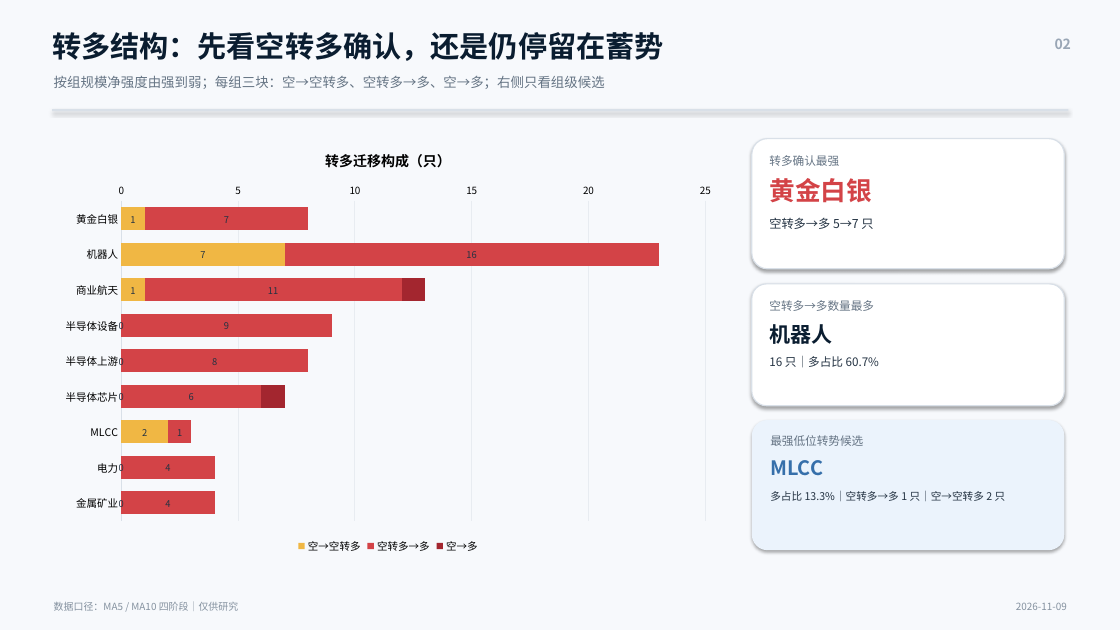
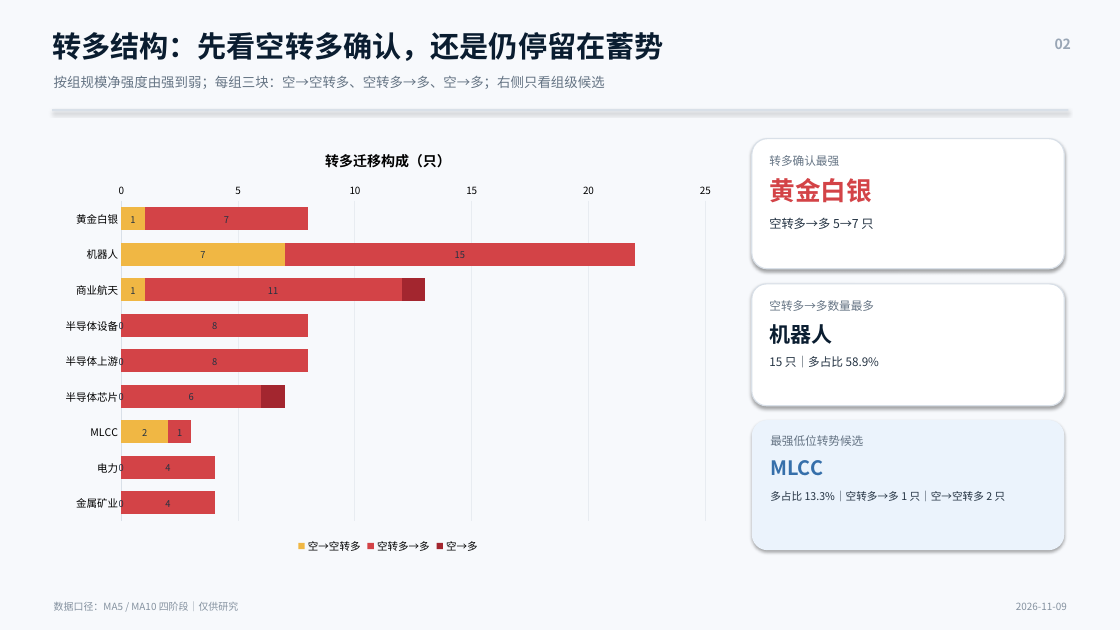
Before and after one commit to nancybhc/a-share-blast-lab, a slide deck: slide 2 of assets/多空阶段简报_2026-11-09.pptx. Drawn at 1120x630 pixels with LibreOffice and Linux fonts; fonts in the diff are those of the drawing. Boxes give left, top, right and bottom in pixels: in the first picture for what was removed or moved away, otherwise in the second. Text is boxed around its words. In the diff, an @@ line names an element or a change of style, - is before the commit and + after.

```diff
--- a/assets/多空阶段简报_2026-11-09.pptx
+++ b/assets/多空阶段简报_2026-11-09.pptx
@@ bar stacked chart at bbox=[52, 133, 724, 557] @@
@@ 空转多→多, 机器人: 16 to 15 @@
@@ 空转多→多, 半导体设备: 9 to 8 @@
@@ text at bbox=[769, 356, 879, 368]: text changed @@
-16 只｜多占比 60.7%
+15 只｜多占比 58.9%
```
Also in this commit, not shown: 3 other slides changed, 13 other files.
